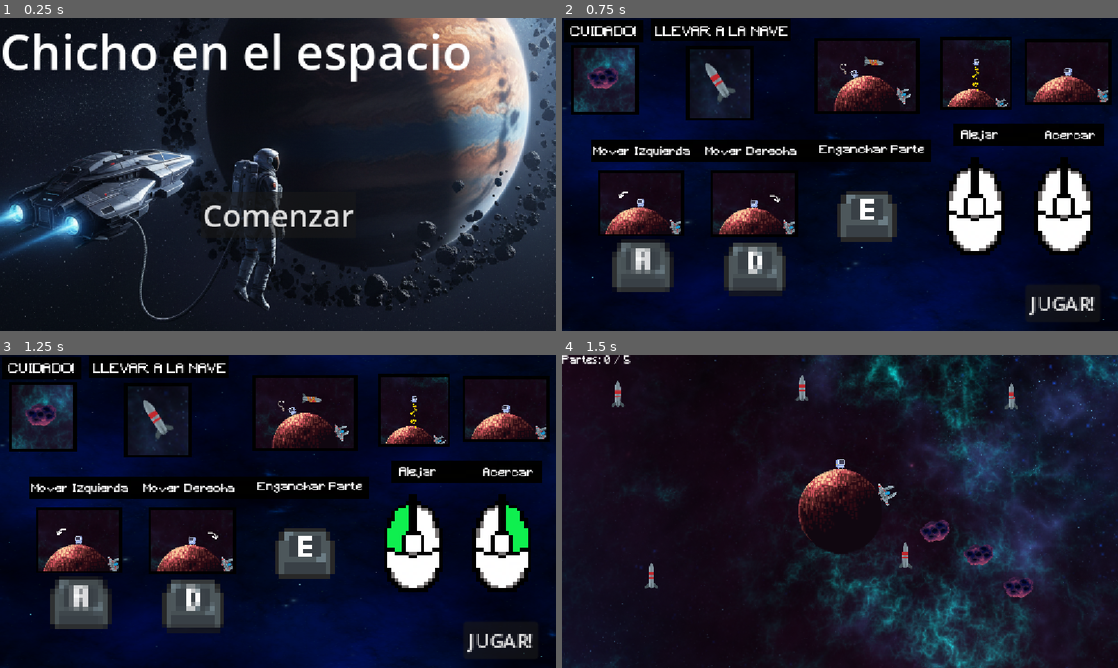
Above: before the commit, frames 1-4 (two rows, left to right).
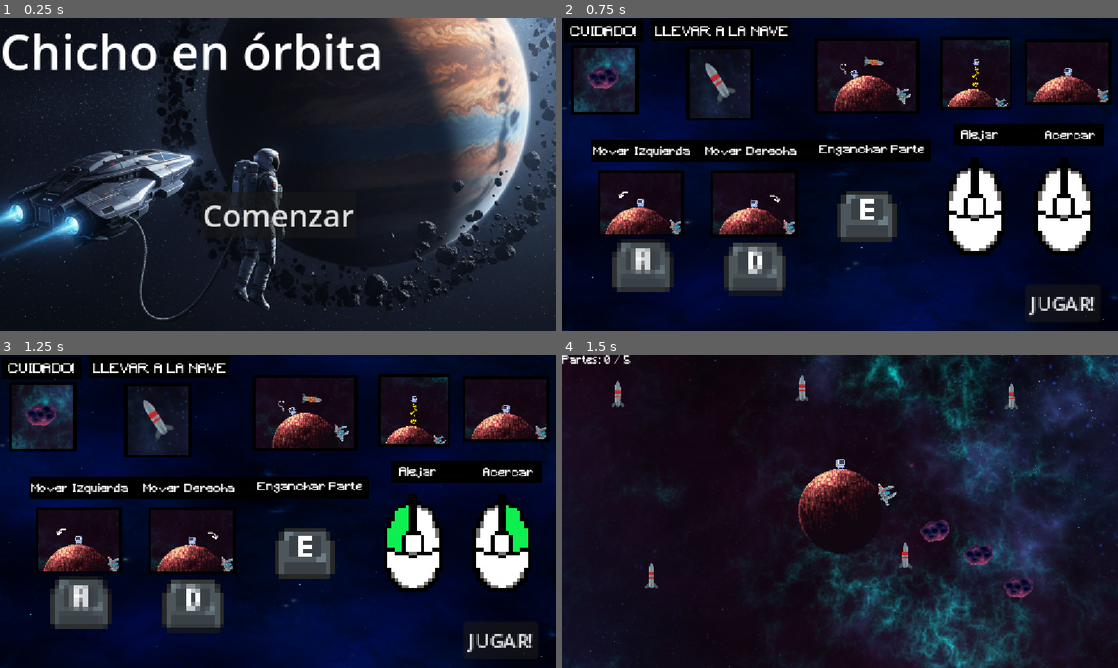
Above: after the commit, the same moments.

Repository: Madonexx/Proyecto-chicho
Game: Godot game, scene res://Escenas/MainMenu.tscn
The game is run twice, just before and just after one commit, with the same random seed, the same clock (stepped at 60 frames per second) and the same inputs.
Inputs:
- Up to frame 1 (0.25 s): no input
- Up to frame 2 (0.75 s): click "Comenzar" at 0.5 s
- Up to frame 3 (1.25 s): no input
- Up to frame 4 (1.5 s): click "JUGAR!" at 1.25 s

The runs differ from the first frame. In frame 1, 2.0% of the frame differs, in the area x 45-85%, y 4-21%; in frame 2, nothing differs; in frame 3, nothing differs; in frame 4, nothing differs.

Commit message:
Cambié nombre del juego

Diff:
--- a/Escenas/MainMenu.tscn
+++ b/Escenas/MainMenu.tscn
@@ -32,7 +32,7 @@
 offset_right = 39.0
 offset_bottom = 23.0
 theme_override_font_sizes/font_size = 100
-text = "Chicho en el espacio"
+text = "Chicho en órbita"
 
 [node name="Button" type="Button" parent="."]
 layout_mode = 0
